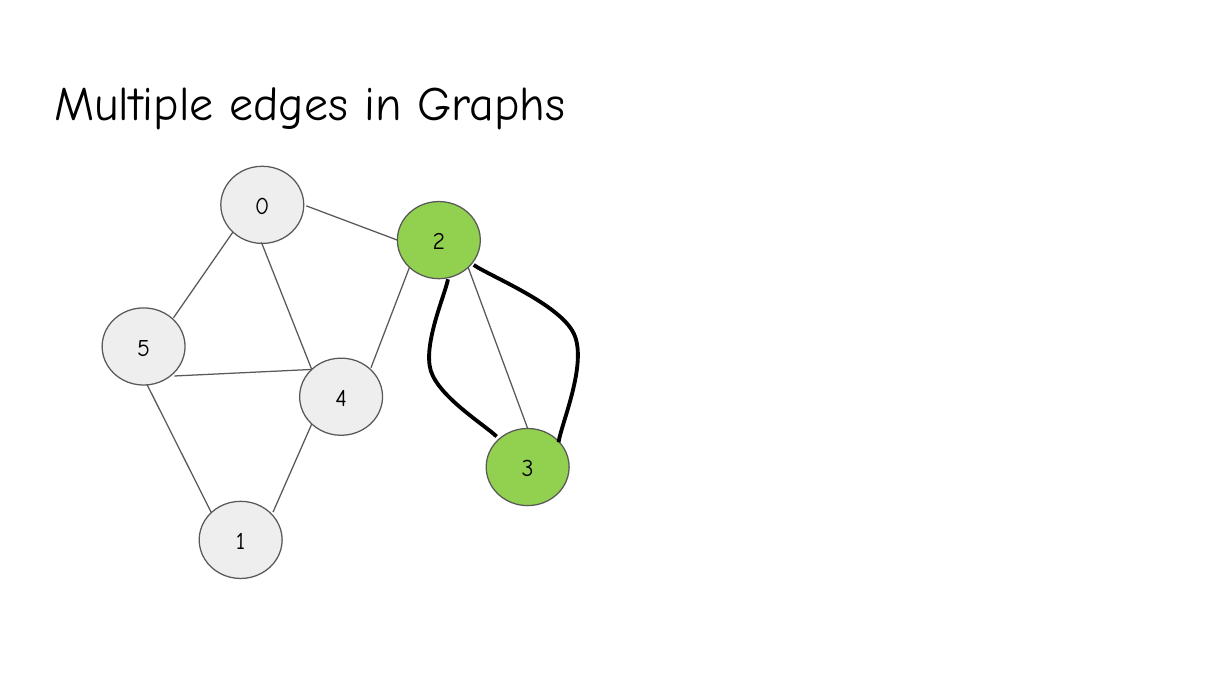
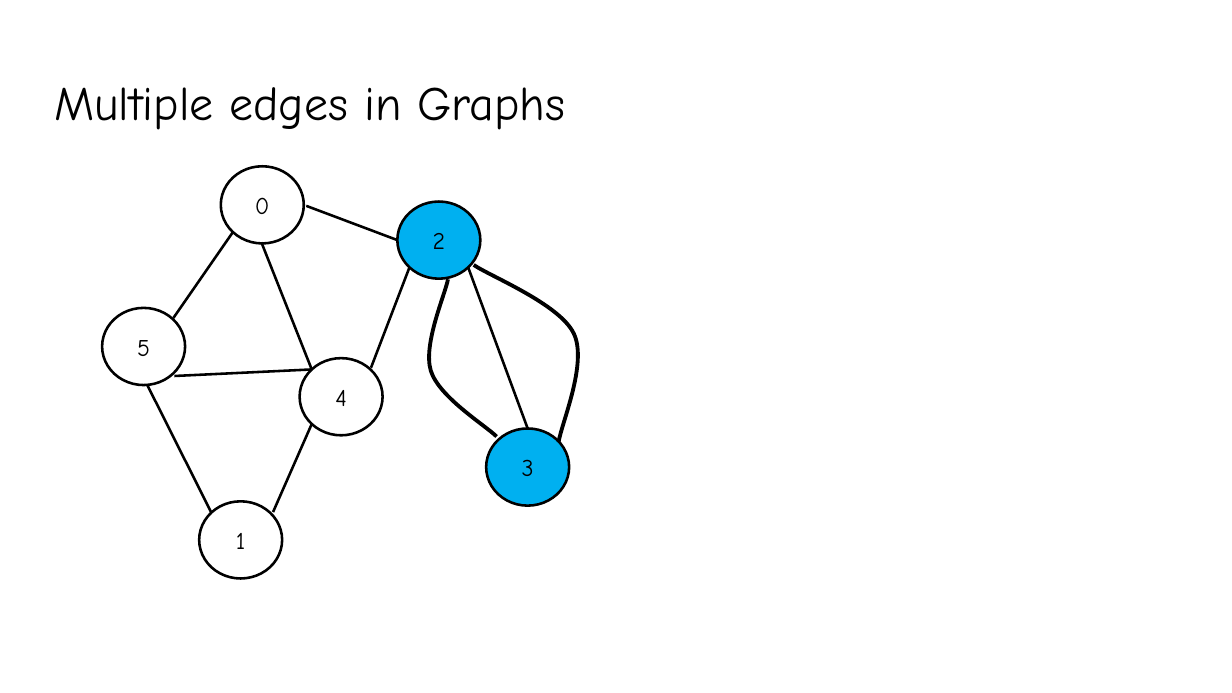
Before and after one commit to YeasirRayhanPrince/yeasirrayhanprince.github.io, a slide deck: slide 9 of cse106/slides/8.Graphs.pptx (slide 8 before the commit). Drawn at 1232x693 pixels with LibreOffice and Linux fonts; fonts in the diff are those of the drawing. Boxes give left, top, right and bottom in pixels: in the first picture for what was removed or moved away, otherwise in the second. Text is boxed around its words. In the diff, an @@ line names an element or a change of style, - is before the commit and + after.

```diff
--- a/cse106/slides/8.Graphs.pptx
+++ b/cse106/slides/8.Graphs.pptx
@@ line (307, 206) - (398, 240): stroke #595959 0.75 pt to #000000 1.5 pt @@
@@ ellipse "2" at [398, 202, 480, 280]: fill #92D050 to #00B0F0; outline #595959 0.75 pt to #000000 1.5 pt @@
@@ line (174, 318) - (233, 232): stroke #595959 0.75 pt to #000000 1.5 pt @@
@@ line (261, 243) - (312, 370): stroke #595959 0.75 pt to #000000 1.5 pt @@
@@ line (371, 367) - (409, 267): stroke #595959 0.75 pt to #000000 1.5 pt @@
@@ line (468, 267) - (527, 429): stroke #595959 0.75 pt to #000000 1.5 pt @@
@@ fill #EEEEEE to none; outline #595959 0.75 pt to #000000 1.5 pt in 4 elements at [221, 166, 303, 244], [299, 359, 382, 436], [200, 501, 282, 579], [102, 308, 185, 386] @@
@@ line (147, 384) - (212, 513): stroke #595959 0.75 pt to #000000 1.5 pt @@
@@ line (174, 376) - (312, 370): stroke #595959 0.75 pt to #000000 1.5 pt @@
@@ line (274, 513) - (312, 424): stroke #595959 0.75 pt to #000000 1.5 pt @@
@@ ellipse "3" at [487, 429, 569, 506]: fill #92D050 to #00B0F0; outline #595959 0.75 pt to #000000 1.5 pt @@
```
Also in this commit, not shown: 32 other slides changed, 5 slides added, 3 other files.
